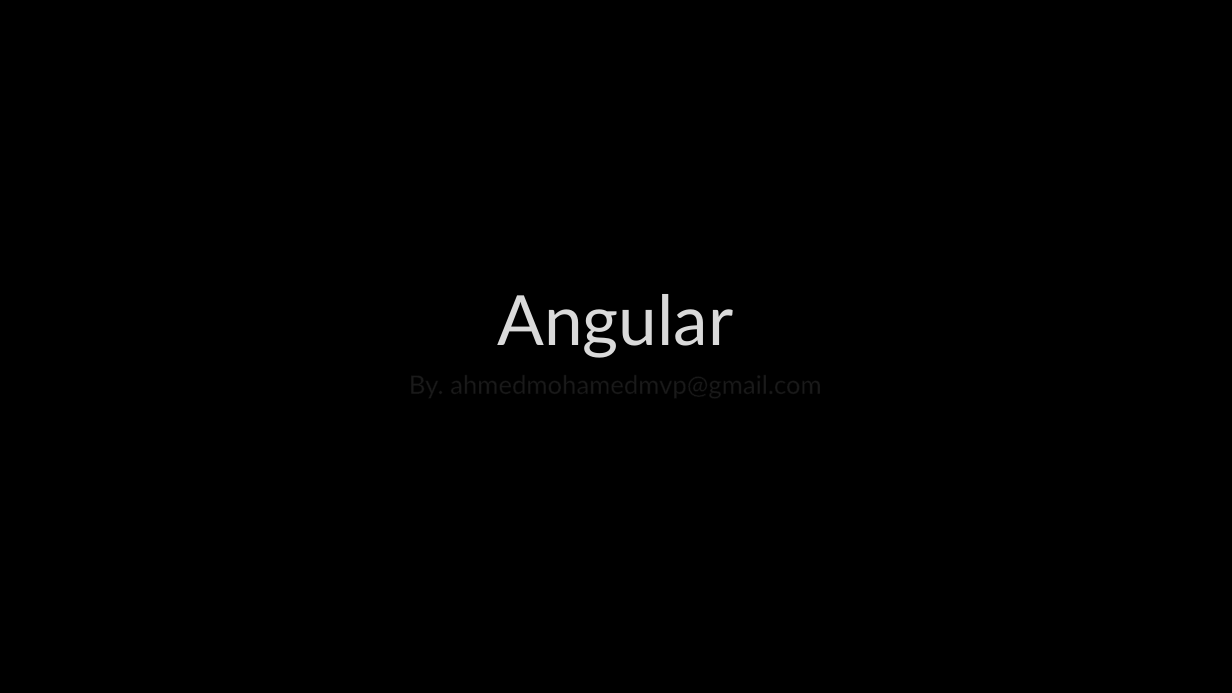
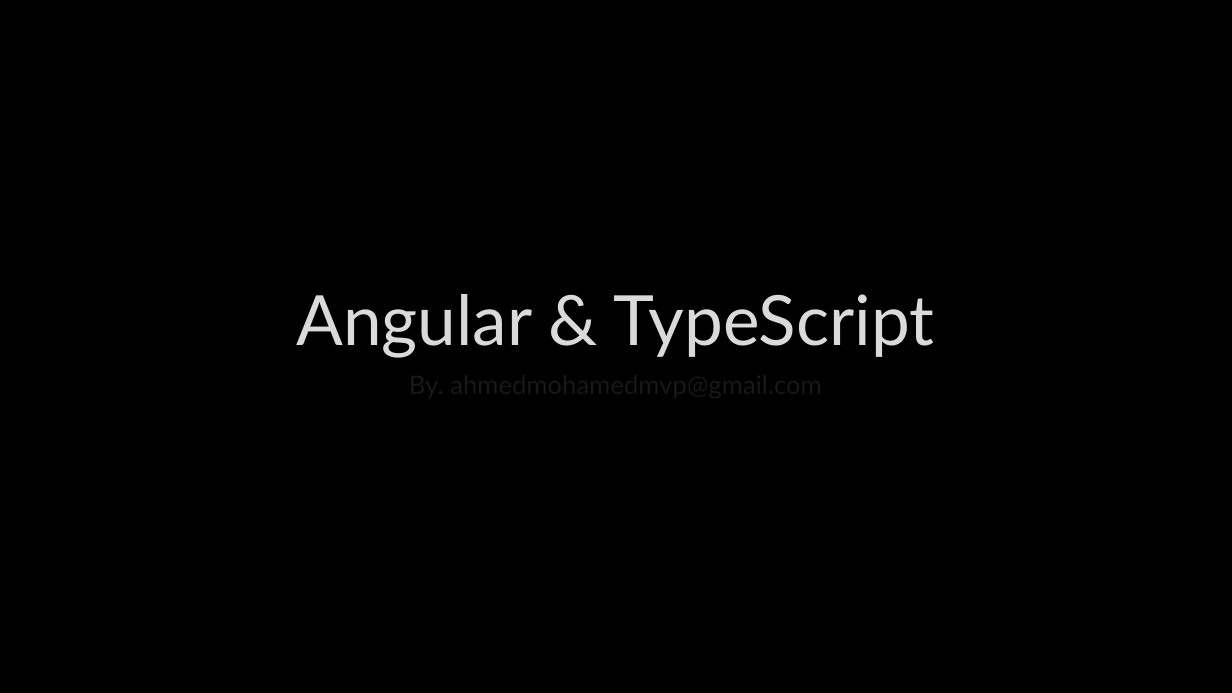
Before and after one commit to AhmedMohamedSamir1/Summary, a slide deck: slide 1 of Angular & type script/Angular.pptx. Drawn at 1232x693 pixels with LibreOffice and Linux fonts; fonts in the diff are those of the drawing; background and template pictures are left out. Boxes give left, top, right and bottom in pixels: in the first picture for what was removed or moved away, otherwise in the second. Text is boxed around its words. In the diff, an @@ line names an element or a change of style, - is before the commit and + after.

```diff
--- a/Angular & type script/Angular.pptx
+++ b/Angular & type script/Angular.pptx
@@ title at (296, 294, 935, 358): text changed @@
-Angular
+Angular & TypeScript
```
Also in this commit, not shown: 4 other slides changed, 7 slides added, 1 slide removed, 5 other files.
